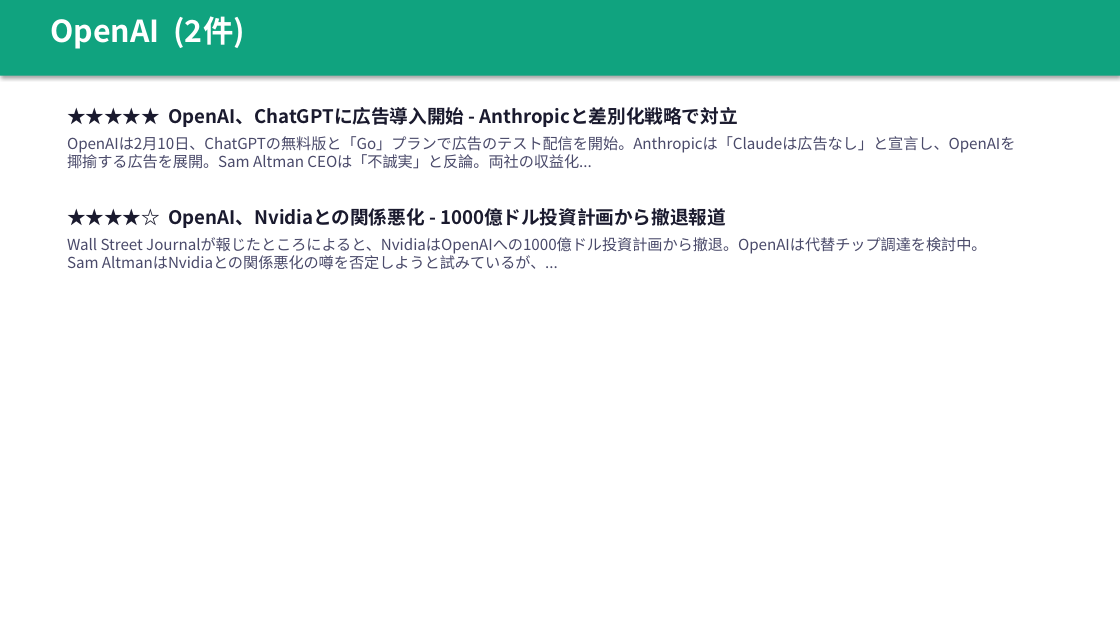
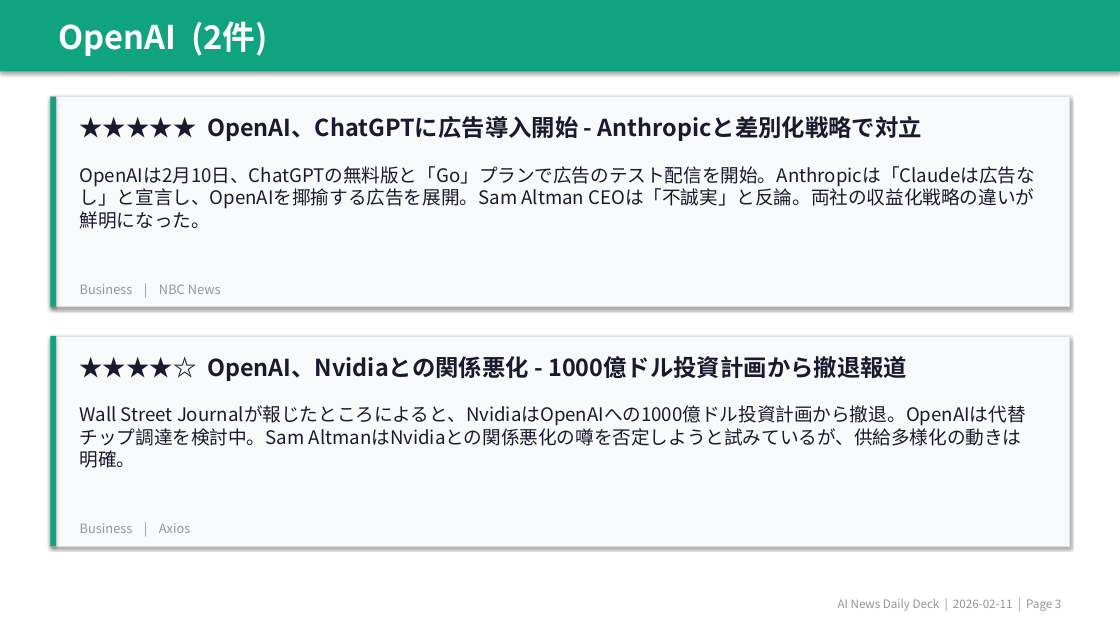
Before and after one commit to chel2311/ai-news-deck-reports, a slide deck: slide 4 of 2026-02-11/report.pptx (slide 3 before the commit). Drawn at 1120x630 pixels with LibreOffice and Linux fonts; fonts in the diff are those of the drawing. Boxes give left, top, right and bottom in pixels: in the first picture for what was removed or moved away, otherwise in the second. Text is boxed around its words. In the diff, an @@ line names an element or a change of style, - is before the commit and + after.

```diff
--- a/2026-02-11/report.pptx
+++ b/2026-02-11/report.pptx
@@ rectangle: place and size @@
-rectangle at bbox=[0, 0, 1120, 76]
+rectangle at bbox=[0, 0, 1120, 71]
@@ text "OpenAI (2件)": place and size @@
-text "OpenAI (2件)" at bbox=[50, 16, 244, 49]
+text "OpenAI (2件)" at bbox=[59, 21, 267, 56]
@@ text "OpenAI (2件)" at bbox=[59, 21, 267, 56]: size 26 to 28 pt @@
@@ rectangle added at bbox=[50, 97, 1070, 307], fill #F8F9FA, outline #E0E0E0 0.5 pt @@
@@ rectangle added at bbox=[50, 97, 56, 307], fill #10A37F @@
@@ text added at bbox=[207, 116, 922, 141], 20 pt, text #1A1A2E, bold @@
+★★★★★ OpenAI、ChatGPTに広告導入開始 - Anthropicと差別化戦略で対立
@@ text at bbox=[80, 166, 1035, 229]: text changed; size 13 to 16 pt; text colour #4A4A6A to #1A1A2E @@
-★★★★★ OpenAI、ChatGPTに広告導入開始 - Anthropicと差別化戦略で対立
-OpenAIは2月10日、ChatGPTの無料版と「Go」プランで広告のテスト配信を開始。Anthropicは「Claudeは広告なし」と宣言し、OpenAIを揶揄する広告を展開。Sam Altman CEOは「不誠実」と反論。両社の収益化...
+OpenAIは2月10日、ChatGPTの無料版と「Go」プランで広告のテスト配信を開始。Anthropicは「Claudeは広告なし」と宣言し、OpenAIを揶揄する広告を展開。Sam Altman CEOは「不誠実」と反論。両社の収益化戦略の違いが鮮明になった。
@@ text removed at bbox=[67, 208, 986, 269] @@
-★★★★☆ OpenAI、Nvidiaとの関係悪化 - 1000億ドル投資計画から撤退報道
-Wall Street Journalが報じたところによると、NvidiaはOpenAIへの1000億ドル投資計画から撤退。OpenAIは代替チップ調達を検討中。Sam AltmanはNvidiaとの関係悪化の噂を否定しようと試みているが、...
@@ text added at bbox=[80, 284, 221, 294], 11 pt, text #959595 @@
+Business | NBC News
@@ rectangle added at bbox=[50, 336, 1070, 546], fill #F8F9FA, outline #E0E0E0 0.5 pt @@
@@ rectangle added at bbox=[50, 336, 56, 546], fill #10A37F @@
@@ text added at bbox=[207, 356, 907, 381], 20 pt, text #1A1A2E, bold @@
+★★★★☆ OpenAI、Nvidiaとの関係悪化 - 1000億ドル投資計画から撤退報道
@@ text added at bbox=[80, 405, 1026, 468], 16 pt, text #1A1A2E @@
+Wall Street Journalが報じたところによると、NvidiaはOpenAIへの1000億ドル投資計画から撤退。OpenAIは代替チップ調達を検討中。Sam AltmanはNvidiaとの関係悪化の噂を否定しようと試みているが、供給多様化の動きは明確。
@@ text added at bbox=[80, 523, 191, 533], 11 pt, text #959595 @@
+Business | Axios
@@ text added at bbox=[838, 599, 1061, 611], 10 pt, text #959595 @@
+AI News Daily Deck | 2026-02-11 | Page 3
```
Also in this commit, not shown: 9 other slides changed, 6 slides added, 1 slide removed, 7 other files.
